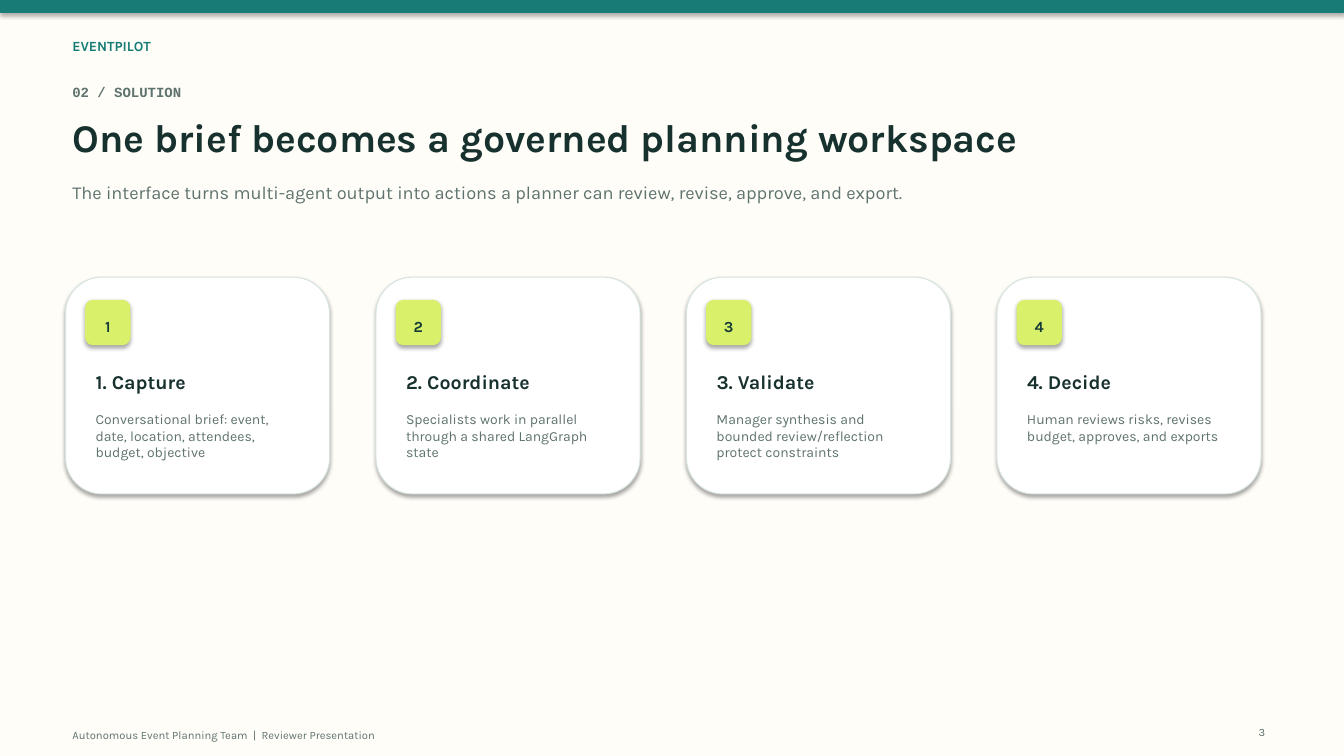
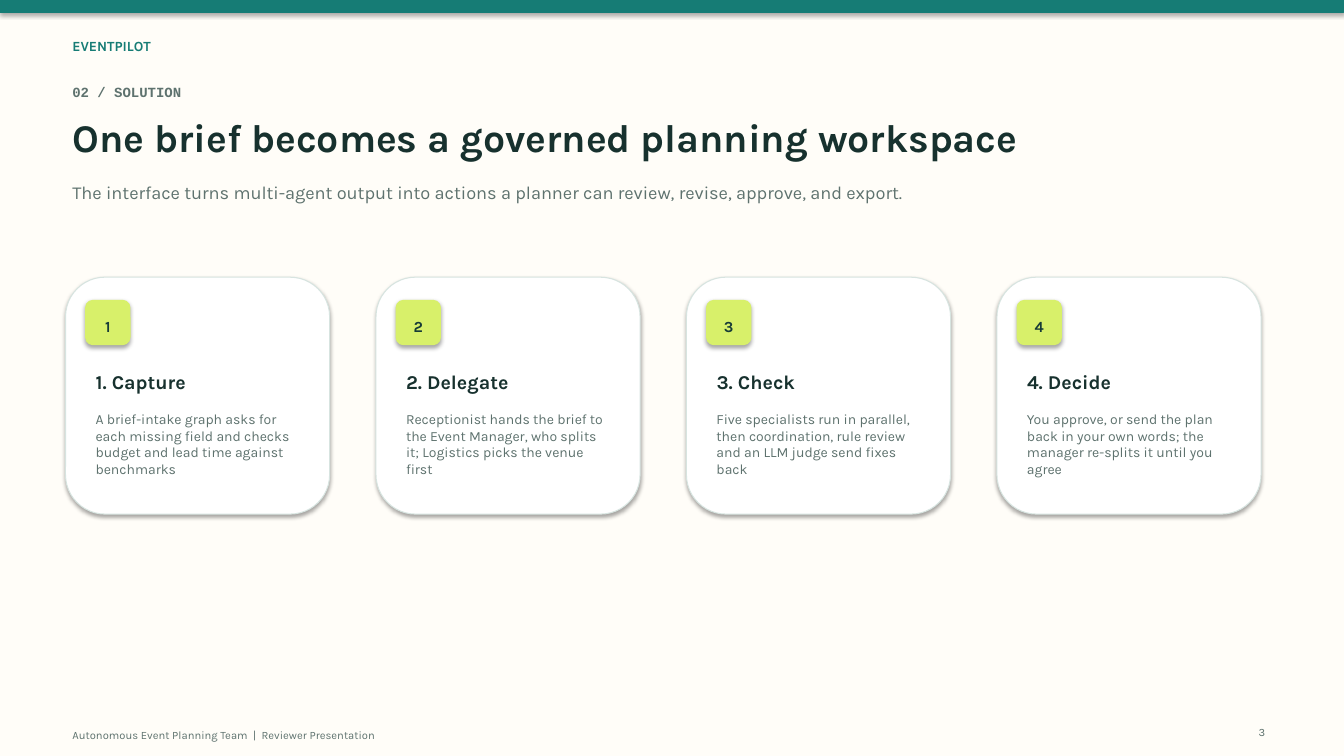
Before and after one commit to SubashNadar/event-pilot, a slide deck: slide 3 of docs/EventPilot_Reviewer_Presentation.pptx. Drawn at 1344x756 pixels with LibreOffice and Linux fonts; fonts in the diff are those of the drawing. Boxes give left, top, right and bottom in pixels: in the first picture for what was removed or moved away, otherwise in the second. Text is boxed around its words. In the diff, an @@ line names an element or a change of style, - is before the commit and + after.

```diff
--- a/docs/EventPilot_Reviewer_Presentation.pptx
+++ b/docs/EventPilot_Reviewer_Presentation.pptx
@@ rounded rectangle: place and size @@
-rounded rectangle at <box>66,277,330,494</box>
+rounded rectangle at <box>66,277,330,514</box>
@@ rounded rectangle: place and size @@
-rounded rectangle at <box>376,277,640,494</box>
+rounded rectangle at <box>376,277,640,514</box>
@@ rounded rectangle: place and size @@
-rounded rectangle at <box>687,277,951,494</box>
+rounded rectangle at <box>687,277,951,514</box>
@@ rounded rectangle: place and size @@
-rounded rectangle at <box>997,277,1261,494</box>
+rounded rectangle at <box>997,277,1261,514</box>
@@ text at <box>406,375,508,394</box>: text changed @@
-2. Coordinate
+2. Delegate
@@ text at <box>717,375,795,390</box>: text changed @@
-3. Validate
+3. Check
@@ text at <box>96,414,289,474</box>: text changed @@
-Conversational brief: event, date, location, attendees, budget, objective
+A brief-intake graph asks for each missing field and checks budget and lead time against benchmarks
@@ text at <box>406,414,603,474</box>: text changed @@
-Specialists work in parallel through a shared LangGraph state
+Receptionist hands the brief to the Event Manager, who splits it; Logistics picks the venue first
@@ text at <box>716,414,910,474</box>: text changed @@
-Manager synthesis and bounded review/reflection protect constraints
+Five specialists run in parallel, then coordination, rule review and an LLM judge send fixes back
@@ text at <box>1027,414,1213,478</box>: text changed @@
-Human reviews risks, revises budget, approves, and exports
+You approve, or send the plan back in your own words; the manager re-splits it until you agree
```
Also in this commit, not shown: 6 other slides changed, 7 slides added, 6 slides removed, 27 other files.
